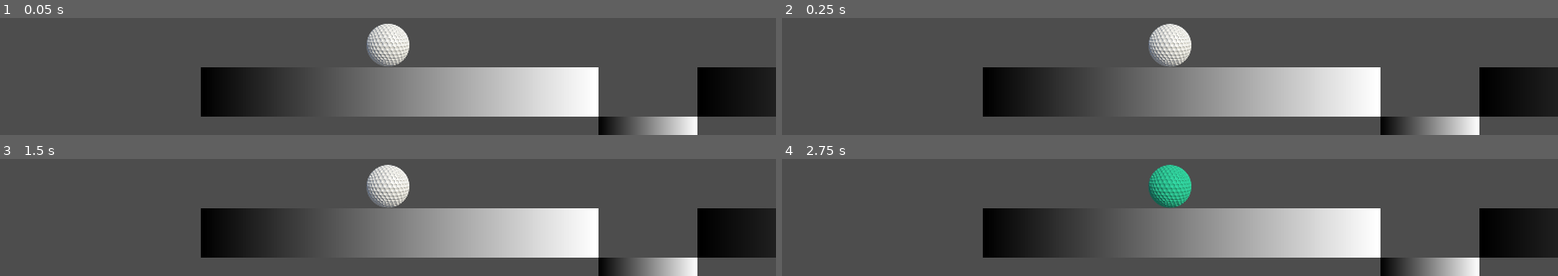
Above: before the commit, frames 1-4 (two rows, left to right).
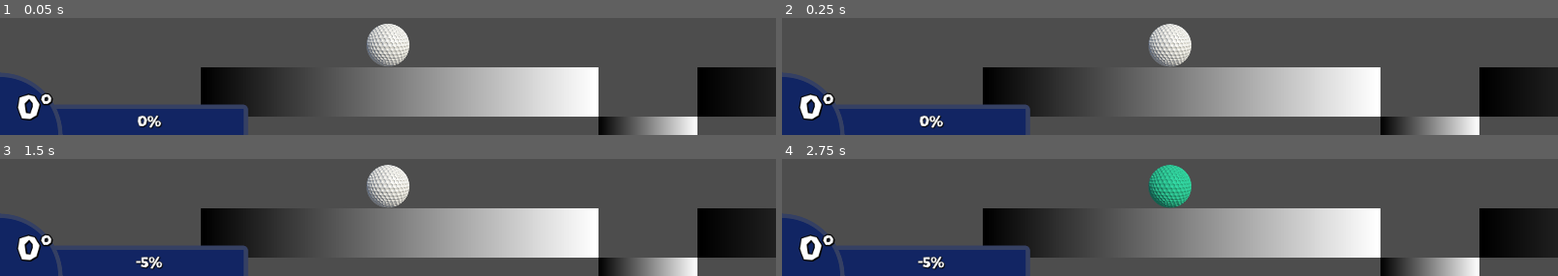
Above: after the commit, the same moments.

Repository: leafcabral/leafs-arcade
Game: Godot game, scene res://main/game_root.tscn
Same seed, same stepped clock (60 frames per second), same inputs: the game is played once before the commit and once after it.
Inputs (mouse positions are in pixels of both pictures, inside the frame that each line leads up to):
- Up to frame 1 (0.05 s): no input
- Up to frame 2 (0.25 s): no input
- Up to frame 3 (1.5 s): tap Enter at 0.5 s; move the mouse to (388, 185) at 0.52 s; click (388, 185) at 0.6 s; tap R (reset_start) at 1.25 s; move the mouse to (outside the picture) at 1.27 s; click (outside the picture) at 1.35 s
- Up to frame 4 (2.75 s): move the mouse to (outside the picture) at 2.02 s; click (outside the picture) at 2.1 s

The runs differ from the first frame. In frame 1, 8.5% of the frame differs, in the area x 0-32%, y 50-100%; in frame 2, 8.5%; in frame 3, 8.5%; in frame 4, 8.5%.

Commit message:
feat: add game hud

Diff:
--- a/mini-golf-2d/common/mouse_drag_area_2d.gd
+++ b/mini-golf-2d/common/mouse_drag_area_2d.gd
@@ -87,6 +87,15 @@
 	return remap(drag.length(), minimum_drag, maximum_drag, 0.0, 1.0)
 
 
+func get_drag_percentage() -> float:
+	return get_drag_baked_length() * 100
+
+
+func get_drag_angle_q1() -> float:
+	var angle := absf(drag.angle())
+	return remap(angle, PI/2, PI, PI/2, 0) if angle > PI/2 else angle
+
+
 func set_is_holding(value: bool, active := false) -> void:
 	var was_holding := _is_holding
 	_is_holding = value
--- a/mini-golf-2d/entities/club/golf_club.gd
+++ b/mini-golf-2d/entities/club/golf_club.gd
@@ -43,6 +43,13 @@
 		club.position.x *= -1
 
 
+func get_swing_data() -> Dictionary:
+	return {
+			'power': shot_area.get_drag_percentage(),
+			'angle': shot_area.get_drag_angle_q1()
+		} if is_swinging else {}
+
+
 func _on_shot_area_grabbed() -> void:
 	if not ball.sleeping:
 		return
--- /dev/null
+++ b/mini-golf-2d/main/game_root.gd
@@ -0,0 +1,18 @@
+extends Node
+
+
+@onready var hud: HUD = $HUDLayer/HUD
+@onready var golf_club: GolfClub = $GolfClub
+
+
+func _ready() -> void:
+	hud.reset_swing_hud()
+	hud.show_swing_hud()
+
+
+func _physics_process(_delta: float) -> void:
+	if golf_club.is_swinging:
+		var data := golf_club.get_swing_data()
+		if data:
+			hud.set_angle(data["angle"])
+			hud.set_power(data["power"])
--- a/mini-golf-2d/main/game_root.tscn
+++ b/mini-golf-2d/main/game_root.tscn
@@ -1,14 +1,41 @@
 [gd_scene format=3 uid="uid://bulhavk85t0mv"]
 
+[ext_resource type="Script" uid="uid://c32yurtcufcqo" path="res://main/game_root.gd" id="1_lqs6t"]
 [ext_resource type="PackedScene" uid="uid://bat5adyfrgx65" path="res://entities/ball/golf_ball.tscn" id="1_oc7al"]
 [ext_resource type="PackedScene" uid="uid://dknje8mdgobhp" path="res://map/floor_temp.tscn" id="1_sd42p"]
 [ext_resource type="PackedScene" uid="uid://bn4pmmb6y4rl2" path="res://entities/club/golf_club.tscn" id="2_mf5tn"]
+[ext_resource type="PackedScene" uid="uid://c8hokmjtpi5nl" path="res://main/hud/hud.tscn" id="4_d3btu"]
 
 [node name="GameRoot" type="Node" unique_id=905211831]
+script = ExtResource("1_lqs6t")
 
-[node name="Floor" parent="." unique_id=902436143 instance=ExtResource("1_sd42p")]
+[node name="HUDLayer" type="CanvasLayer" parent="." unique_id=2012956048]
+
+[node name="HUD" parent="HUDLayer" unique_id=665113192 instance=ExtResource("4_d3btu")]
+
+[node name="Map" type="Node2D" parent="." unique_id=433403719]
+
+[node name="Floor" parent="Map" unique_id=902436143 instance=ExtResource("1_sd42p")]
 position = Vector2(400, 544)
 scale = Vector2(8, 1)
+
+[node name="Floor2" parent="Map" unique_id=222526537 instance=ExtResource("1_sd42p")]
+position = Vector2(1168, 544)
+scale = Vector2(12, 1)
+
+[node name="Floor3" parent="Map" unique_id=906758501 instance=ExtResource("1_sd42p")]
+position = Vector2(2103, 119.00006)
+rotation = -1.0471976
+scale = Vector2(10, 1)
+
+[node name="Floor4" parent="Map" unique_id=2117269610 instance=ExtResource("1_sd42p")]
+position = Vector2(720, 608)
+scale = Vector2(2, 1)
+
+[node name="Floor5" parent="Map" unique_id=509261733 instance=ExtResource("1_sd42p")]
+position = Vector2(1744.0001, 476.00003)
+rotation = -0.3490658
+scale = Vector2(6.0000005, 0.99999994)
 
 [node name="GolfClub" parent="." unique_id=788983583 node_paths=PackedStringArray("ball") instance=ExtResource("2_mf5tn")]
 position = Vector2(385, 483)
@@ -29,21 +56,3 @@
 limit_smoothed = true
 editor_draw_limits = true
 editor_draw_drag_margin = true
-
-[node name="Floor2" parent="." unique_id=222526537 instance=ExtResource("1_sd42p")]
-position = Vector2(1168, 544)
-scale = Vector2(12, 1)
-
-[node name="Floor3" parent="." unique_id=906758501 instance=ExtResource("1_sd42p")]
-position = Vector2(2103, 119.00006)
-rotation = -1.0471976
-scale = Vector2(10, 1)
-
-[node name="Floor4" parent="." unique_id=2117269610 instance=ExtResource("1_sd42p")]
-position = Vector2(720, 608)
-scale = Vector2(2, 1)
-
-[node name="Floor5" parent="." unique_id=509261733 instance=ExtResource("1_sd42p")]
-position = Vector2(1744.0001, 476.00003)
-rotation = -0.34906584
-scale = Vector2(6, 1)
--- /dev/null
+++ b/mini-golf-2d/main/hud/hud.gd
@@ -0,0 +1,46 @@
+@tool
+class_name HUD
+extends Control
+
+
+@onready var power_graph: TextureProgressBar = $InfoSwing/Power/PowerGraph
+@onready var power_label: Label = $InfoSwing/Power/PowerLabel
+@onready var angle_graph: TextureProgressBar = $InfoSwing/Angle/AngleGraph
+@onready var angle_label: Label = $InfoSwing/Angle/AngleLabel
+
+
+func _ready() -> void:
+	reset_swing_hud()
+
+
+func reset_swing_hud() -> void:
+	power_graph.value = 0
+	angle_graph.value = 0
+	power_label.text = "0%"
+	angle_label.text = "0°"
+
+
+func hide_swing_hud() -> void:
+	power_graph.hide()
+	angle_graph.hide()
+	power_label.hide()
+	angle_label.hide()
+
+
+func show_swing_hud() -> void:
+	power_graph.show()
+	angle_graph.show()
+	power_label.show()
+	angle_label.show()
+
+
+func set_angle(angle_rad: float) -> void:
+	var angle := snappedf(rad_to_deg(angle_rad), 1)
+	angle_graph.value = angle
+	angle_label.text = str(int(angle)) + "°"
+
+
+func set_power(power_percent: float) -> void:
+	var power := snappedf(power_percent, 1)
+	power_graph.value = power
+	power_label.text = str(int(power)) + "%"
--- /dev/null
+++ b/mini-golf-2d/main/hud/hud.tscn
@@ -0,0 +1,149 @@
+[gd_scene format=3 uid="uid://c8hokmjtpi5nl"]
+
+[ext_resource type="FontFile" uid="uid://bjqkqhpyoecq4" path="res://main/hud/supply-center.regular.ttf" id="1_jj2fu"]
+[ext_resource type="Script" uid="uid://cnrwwcurhwar8" path="res://main/hud/hud.gd" id="1_tukhg"]
+[ext_resource type="Texture2D" uid="uid://davfbj2w037y3" path="res://main/hud/angle-circle.png" id="3_04044"]
+
+[sub_resource type="StyleBoxFlat" id="StyleBoxFlat_22nai"]
+bg_color = Color(0.07058824, 0.14509805, 0.3882353, 1)
+border_width_left = 6
+border_width_top = 6
+border_width_right = 6
+border_width_bottom = 6
+border_color = Color(0.20784314, 0.2509804, 0.3882353, 1)
+corner_radius_top_left = 6
+corner_radius_top_right = 6
+corner_radius_bottom_right = 6
+corner_radius_bottom_left = 2
+expand_margin_left = 6.0
+expand_margin_top = 6.0
+expand_margin_right = 6.0
+expand_margin_bottom = 6.0
+
+[sub_resource type="Gradient" id="Gradient_tukhg"]
+offsets = PackedFloat32Array(0)
+colors = PackedColorArray(1, 1, 1, 1)
+
+[sub_resource type="GradientTexture1D" id="GradientTexture1D_04044"]
+gradient = SubResource("Gradient_tukhg")
+
+[sub_resource type="StyleBoxFlat" id="StyleBoxFlat_tukhg"]
+bg_color = Color(0.06900272, 0.14715423, 0.38819927, 1)
+border_width_top = 6
+border_width_right = 6
+border_color = Color(0.20669998, 0.252525, 0.39, 1)
+corner_radius_top_right = 100
+corner_detail = 20
+expand_margin_top = 6.0
+expand_margin_right = 6.0
+
+[node name="HUD" type="Control" unique_id=665113192]
+layout_mode = 3
+anchors_preset = 15
+anchor_right = 1.0
+anchor_bottom = 1.0
+grow_horizontal = 2
+grow_vertical = 2
+mouse_filter = 1
+script = ExtResource("1_tukhg")
+
+[node name="InfoSwing" type="Control" parent="." unique_id=1762243314]
+layout_mode = 1
+anchors_preset = 2
+anchor_top = 1.0
+anchor_bottom = 1.0
+grow_vertical = 0
+scale = Vector2(0.75, 0.75)
+
+[node name="Power" type="Panel" parent="InfoSwing" unique_id=1260201108]
+layout_mode = 1
+anchors_preset = 15
+anchor_right = 1.0
+anchor_bottom = 1.0
+offset_left = 76.0
+offset_top = -36.0
+offset_right = 335.0
+grow_horizontal = 2
+grow_vertical = 2
+theme_override_styles/panel = SubResource("StyleBoxFlat_22nai")
+metadata/_edit_group_ = true
+
+[node name="PowerGraph" type="TextureProgressBar" parent="InfoSwing/Power" unique_id=1405446808]
+layout_mode = 1
+anchors_preset = 15
+anchor_right = 1.0
+anchor_bottom = 1.0
+grow_horizontal = 2
+grow_vertical = 2
+allow_greater = true
+nine_patch_stretch = true
+texture_progress = SubResource("GradientTexture1D_04044")
+tint_progress = Color(1, 1, 1, 0.9019608)
+
+[node name="PowerLabel" type="Label" parent="InfoSwing/Power" unique_id=977287263]
+layout_mode = 1
+anchors_preset = 15
+anchor_right = 1.0
+anchor_bottom = 1.0
+grow_horizontal = 2
+grow_vertical = 2
+theme_override_colors/font_shadow_color = Color(0, 0, 0, 1)
+theme_override_constants/outline_size = 2
+theme_override_constants/shadow_outline_size = 1
+theme_override_fonts/font = ExtResource("1_jj2fu")
+theme_override_font_sizes/font_size = 14
+text = "0%"
+horizontal_alignment = 1
+vertical_alignment = 1
+
+[node name="Angle" type="Panel" parent="InfoSwing" unique_id=292100794]
+layout_mode = 1
+anchors_preset = 2
+anchor_top = 1.0
+anchor_bottom = 1.0
+offset_top = -80.0
+offset_right = 80.0
+grow_vertical = 0
+theme_override_styles/panel = SubResource("StyleBoxFlat_tukhg")
+metadata/_edit_group_ = true
+
+[node name="AngleGraph" type="TextureProgressBar" parent="InfoSwing/Angle" unique_id=1982983254]
+layout_mode = 1
+anchors_preset = 8
+anchor_left = 0.5
+anchor_top = 0.5
+anchor_right = 0.5
+anchor_bottom = 0.5
+offset_left = -296.0
+offset_top = -216.0
+offset_right = 216.0
+offset_bottom = 296.0
+grow_horizontal = 2
+grow_vertical = 2
+scale = Vector2(0.32, 0.32)
+pivot_offset_ratio = Vector2(0.5, 0.5)
+max_value = 90.0
+value = 30.0
+fill_mode = 5
+radial_initial_angle = 90.0
+radial_fill_degrees = 90.0
+texture_progress = ExtResource("3_04044")
+tint_progress = Color(1, 1, 1, 0.9019608)
+
+[node name="AngleLabel" type="Label" parent="InfoSwing/Angle" unique_id=1763959057]
+layout_mode = 1
+anchors_preset = 2
+anchor_top = 1.0
+anchor_bottom = 1.0
+offset_left = 24.0
+offset_top = -56.0
+offset_right = 99.0
+offset_bottom = -15.0
+grow_vertical = 0
+theme_override_colors/font_shadow_color = Color(0, 0, 0, 1)
+theme_override_constants/outline_size = 6
+theme_override_constants/shadow_outline_size = 4
+theme_override_fonts/font = ExtResource("1_jj2fu")
+theme_override_font_sizes/font_size = 32
+text = "30°"
+vertical_alignment = 1
Not shown, added: mini-golf-2d/main/game_root.gd.uid
Binary file added: mini-golf-2d/main/hud/angle-circle.png
Not shown, added: mini-golf-2d/main/hud/angle-circle.png.import
Not shown, added: mini-golf-2d/main/hud/hud.gd.uid
Binary file added: mini-golf-2d/main/hud/supply-center.regular.ttf
Not shown, added: mini-golf-2d/main/hud/supply-center.regular.ttf.import
